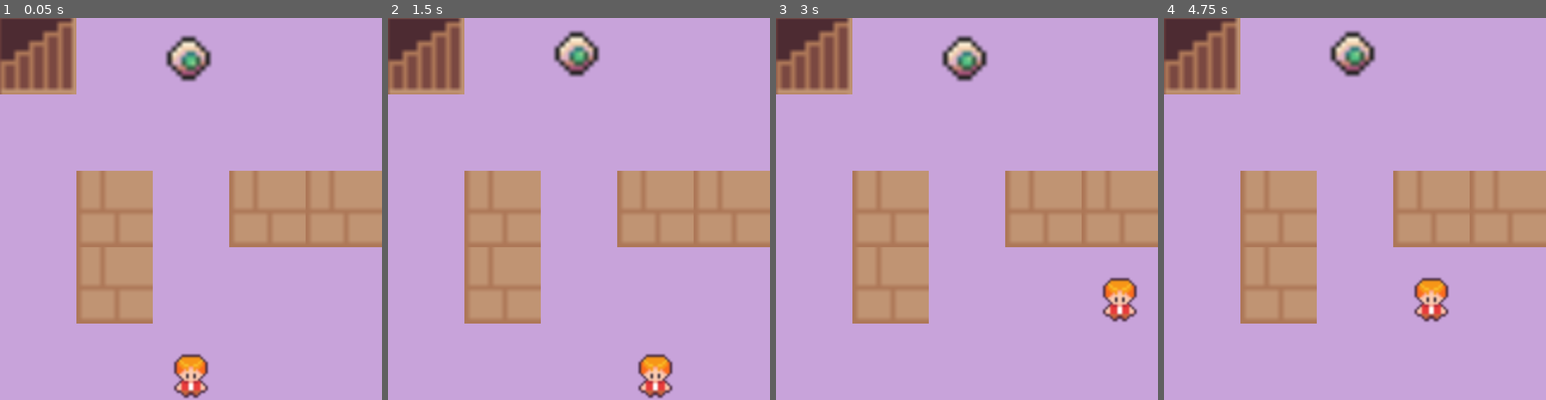
Above: before the commit, frames 1-4 (left to right).
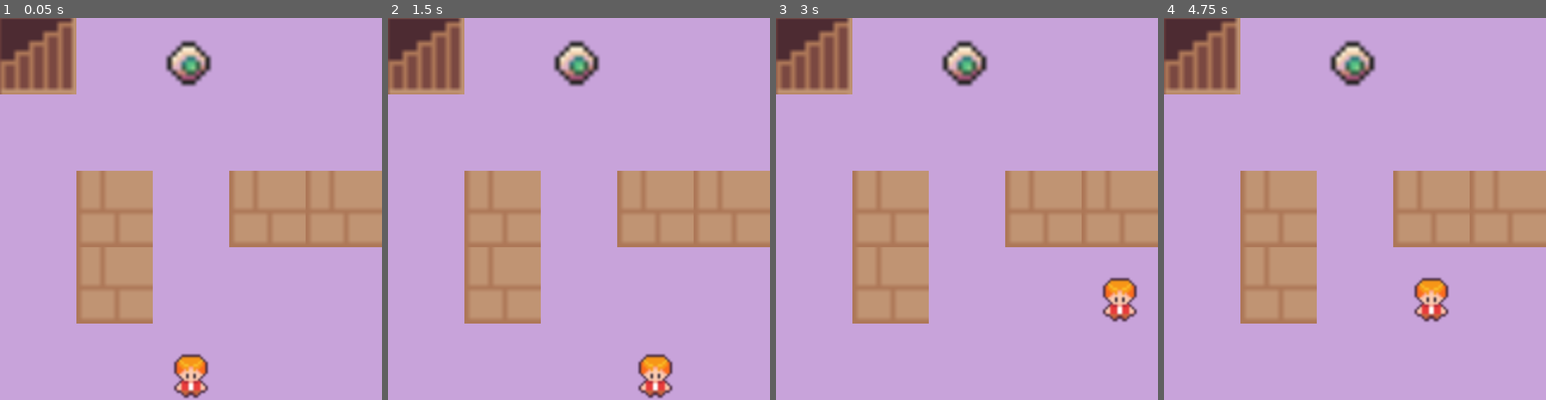
Above: after the commit, the same moments.

Repository: yifan-lee/ATB_Tower_Climber
Game: Godot game, scene res://scenes/game.tscn
Same seed, same stepped clock (60 frames per second), same inputs: the game is played once before the commit and once after it. The project has no main scene, so this scene is started directly.
Inputs:
- Up to frame 1 (0.05 s): no input
- Up to frame 2 (1.5 s): hold Right (ui_right) 0.53-1.28 s; hold Down (ui_down) from 1.28 s (still down)
- Up to frame 3 (3 s): release Down (ui_down) at 2.03 s; hold Right (ui_right) 2.03-2.78 s; hold Up (ui_up) from 2.78 s (still down)
- Up to frame 4 (4.75 s): release Up (ui_up) at 3.53 s; hold Left (ui_left) from 3.53 s (still down)

The runs differ from the first frame. In frame 1, 1.0% of the frame differs, in the area x 43-56%, y 4-18%; in frame 2, 1.3%, in the area x 43-56%, y 3-18%; in frame 3, 1.0%; in frame 4, 1.3%.

Commit message:
want to change everything in script instead of manual work in godot

Diff:
--- a/entities/enemies/bloodshot_eye.tscn
+++ b/entities/enemies/bloodshot_eye.tscn
@@ -1,46 +1,10 @@
 [gd_scene format=3 uid="uid://bu3jrh244lpqn"]
 
 [ext_resource type="Script" uid="uid://c7phh77w8blm2" path="res://scripts/enemy_map.gd" id="1_h52bo"]
-[ext_resource type="Texture2D" uid="uid://xs478and53s0" path="res://assets/sprites/enemy/Basic Monster Animations/Bloodshot Eye/BloodshotEye.png" id="2_1p6po"]
+[ext_resource type="SpriteFrames" uid="uid://c6dcnyanhe5xy" path="res://resources/spirits/bloodshot_eye.tres" id="2_h52bo"]
 
 [sub_resource type="RectangleShape2D" id="RectangleShape2D_k3a8i"]
 size = Vector2(64, 64)
-
-[sub_resource type="AtlasTexture" id="AtlasTexture_l4ojm"]
-atlas = ExtResource("2_1p6po")
-region = Rect2(0, 0, 16, 16)
-
-[sub_resource type="AtlasTexture" id="AtlasTexture_imfqj"]
-atlas = ExtResource("2_1p6po")
-region = Rect2(16, 0, 16, 16)
-
-[sub_resource type="AtlasTexture" id="AtlasTexture_raprk"]
-atlas = ExtResource("2_1p6po")
-region = Rect2(32, 0, 16, 16)
-
-[sub_resource type="AtlasTexture" id="AtlasTexture_i5m5n"]
-atlas = ExtResource("2_1p6po")
-region = Rect2(48, 0, 16, 16)
-
-[sub_resource type="SpriteFrames" id="SpriteFrames_k3a8i"]
-animations = [{
-"frames": [{
-"duration": 1.0,
-"texture": SubResource("AtlasTexture_l4ojm")
-}, {
-"duration": 1.0,
-"texture": SubResource("AtlasTexture_imfqj")
-}, {
-"duration": 1.0,
-"texture": SubResource("AtlasTexture_raprk")
-}, {
-"duration": 1.0,
-"texture": SubResource("AtlasTexture_i5m5n")
-}],
-"loop": 1,
-"name": &"walk",
-"speed": 5.0
-}]
 
 [node name="BloodshotEye" type="Area2D" unique_id=616903997 groups=["enemy"]]
 script = ExtResource("1_h52bo")
@@ -52,7 +16,9 @@
 [node name="AnimatedSprite2D" type="AnimatedSprite2D" parent="." unique_id=1168333286]
 position = Vector2(32, 32)
 scale = Vector2(4, 4)
-sprite_frames = SubResource("SpriteFrames_k3a8i")
-animation = &"walk"
+sprite_frames = ExtResource("2_h52bo")
+animation = &"idle"
+frame = 1
+frame_progress = 0.8350387
 
 [connection signal="area_entered" from="." to="." method="_on_area_entered"]
--- a/resources/spirits/bloodshot_eye.tres
+++ b/resources/spirits/bloodshot_eye.tres
@@ -34,6 +34,6 @@
 "texture": SubResource("AtlasTexture_oitav")
 }],
 "loop": 1,
-"name": &"standby",
+"name": &"idle",
 "speed": 5.0
 }]
--- a/scenes/battle/BattleUI.tscn
+++ b/scenes/battle/BattleUI.tscn
@@ -1,8 +1,8 @@
 [gd_scene format=3 uid="uid://dmm68ujtpew25"]
 
-[ext_resource type="Script" uid="uid://c3b4eiaoy8wl" path="res://scripts/battle_manager.gd" id="1_o3edr"]
+[ext_resource type="Script" uid="uid://dblvpij1fouy8" path="res://scripts/battle_ui.gd" id="1_o3edr"]
 
-[node name="BattleUi" type="Control" unique_id=1044644206 node_paths=PackedStringArray("timeline_track")]
+[node name="BattleUI" type="Control" unique_id=1044644206]
 layout_mode = 3
 anchors_preset = 15
 anchor_right = 1.0
@@ -10,10 +10,63 @@
 grow_horizontal = 2
 grow_vertical = 2
 script = ExtResource("1_o3edr")
-timeline_track = NodePath("TimelineTrack")
 
-[node name="TimelineTrack" type="ColorRect" parent="." unique_id=519135801]
+[node name="Background" type="ColorRect" parent="." unique_id=349386563]
+modulate = Color(1, 1, 1, 0.8039216)
+layout_mode = 1
+anchors_preset = 15
+anchor_right = 1.0
+anchor_bottom = 1.0
+grow_horizontal = 2
+grow_vertical = 2
+color = Color(0, 0, 0, 1)
+
+[node name="TopTimeline" type="ColorRect" parent="." unique_id=658493728]
 layout_mode = 0
 offset_right = 320.0
 offset_bottom = 32.0
-color = Color(0.4117647, 0.43137255, 0.4509804, 1)
+color = Color(0.5882353, 0.29411766, 0, 1)
+
+[node name="CenterStats" type="HBoxContainer" parent="." unique_id=1287519533]
+layout_mode = 0
+offset_top = 64.0
+offset_right = 320.0
+offset_bottom = 128.0
+
+[node name="PlayerStatsBox" type="VBoxContainer" parent="CenterStats" unique_id=1861862475]
+layout_mode = 2
+
+[node name="NameLabel" type="Label" parent="CenterStats/PlayerStatsBox" unique_id=1459102564]
+layout_mode = 2
+
+[node name="CurrentHPLabel" type="Label" parent="CenterStats/PlayerStatsBox" unique_id=1825167159]
+layout_mode = 2
+
+[node name="AtkLabel" type="Label" parent="CenterStats/PlayerStatsBox" unique_id=1277343918]
+layout_mode = 2
+
+[node name="DefLabel" type="Label" parent="CenterStats/PlayerStatsBox" unique_id=545152757]
+layout_mode = 2
+
+[node name="EnemyStatsBox" type="VBoxContainer" parent="CenterStats" unique_id=1680291807]
+layout_mode = 2
+
+[node name="NameLabel" type="Label" parent="CenterStats/EnemyStatsBox" unique_id=540450067]
+layout_mode = 2
+
+[node name="CurrentHPLabel" type="Label" parent="CenterStats/EnemyStatsBox" unique_id=371873318]
+layout_mode = 2
+
+[node name="AtkLabel" type="Label" parent="CenterStats/EnemyStatsBox" unique_id=1334319758]
+layout_mode = 2
+
+[node name="DefLabel" type="Label" parent="CenterStats/EnemyStatsBox" unique_id=639467706]
+layout_mode = 2
+
+[node name="PlayerImage" type="AnimatedSprite2D" parent="." unique_id=695743382]
+position = Vector2(39, 249)
+animation = &"idle"
+
+[node name="EnemyImage" type="AnimatedSprite2D" parent="." unique_id=284654120]
+position = Vector2(254, 252)
+animation = &"idle"
--- a/scenes/battle/unit_icon.tscn
+++ /dev/null
@@ -1,9 +0,0 @@
-[gd_scene format=3 uid="uid://ds3um8wgwgtkg"]
-
-[ext_resource type="Texture2D" uid="uid://ces4tbcbfks1u" path="res://icon.svg" id="1_asmbr"]
-
-[node name="UnitIcon" type="TextureRect" unique_id=2066578970]
-offset_right = 32.0
-offset_bottom = 32.0
-texture = ExtResource("1_asmbr")
-expand_mode = 1
--- a/scenes/game.tscn
+++ b/scenes/game.tscn
@@ -2,9 +2,12 @@
 
 [ext_resource type="Script" uid="uid://d2wjs184rcquq" path="res://scripts/game.gd" id="1_lnu2h"]
 [ext_resource type="PackedScene" uid="uid://4ativjv3wmjo" path="res://entities/player/Player.tscn" id="1_uwrxv"]
+[ext_resource type="PackedScene" uid="uid://dmm68ujtpew25" path="res://scenes/battle/BattleUI.tscn" id="2_lnu2h"]
 
 [node name="game" type="Node2D" unique_id=1115838676]
 script = ExtResource("1_lnu2h")
 
+[node name="BattleUI" parent="." unique_id=1044644206 instance=ExtResource("2_lnu2h")]
+
 [node name="Player" parent="." unique_id=1850533975 instance=ExtResource("1_uwrxv")]
 z_index = 1
--- a/scripts/battle_manager.gd
+++ /dev/null
@@ -1,114 +0,0 @@
-extends Control
-class_name BattleManager
-
-# --- UI 节点引用 ---
-@export var timeline_track: ColorRect # 跑道节点
-var icon_prefab: PackedScene = preload("res://scenes/battle/unit_icon.tscn") # 修正大小写为 unit_icon.tscn
-
-# --- 战斗状态数据 ---
-var is_battle_paused: bool = false
-var combatants: Array = []
-var unit_icons: Dictionary = {} # 字典：记录【角色数据】对应【哪个UI图标】
-
-# --- 内部数据结构：包装单个战斗人员 ---
-class BattleUnit:
-	var stats_resource: CharacterStats # 原始的 .tres 数据
-	var current_hp: int
-	var atb_value: float = 0.0 # 当前进度条值 (0.0 到 1.0)
-	var is_player: bool = false
-
-	func _init(stats: CharacterStats, player_flag: bool):
-		stats_resource = stats
-		current_hp = stats.max_hp
-		is_player = player_flag
-
-func _ready() -> void:
-	print("【战斗系统】初始化战斗舞台...")
-	setup_battle()
-
-# 准备数据与生成 UI
-func setup_battle():
-	# 1. 模拟加载双方数据 (实际开发中由大地图触发时传入)
-	var player_stats = load("res://resources/roles/player.tres")
-	var goblin_stats = load("res://resources/roles/bloodshot_eye.tres")
-
-	if player_stats: combatants.append(BattleUnit.new(player_stats, true))
-	if goblin_stats: combatants.append(BattleUnit.new(goblin_stats, false))
-
-	# 2. 为每个参战者生成一个小图标并放到跑道上
-	for unit in combatants:
-		var new_icon = icon_prefab.instantiate() as TextureRect
-		timeline_track.add_child(new_icon)
-
-		# 检查贴图资源类型并进行正确赋值
-		if unit.stats_resource.texture:
-			var tex_res = unit.stats_resource.texture
-			if tex_res is SpriteFrames:
-				# 如果是 SpriteFrames，提取其 idle 或第一个动画的第一帧作为图标贴图
-				var anims = tex_res.get_animation_names()
-				if anims.size() > 0:
-					var anim_name = "idle"
-					if not tex_res.has_animation(anim_name):
-						anim_name = anims[0] # 找不到 idle 则默认使用第一个动画
-					if tex_res.get_frame_count(anim_name) > 0:
-						new_icon.texture = tex_res.get_frame_texture(anim_name, 0)
-			elif tex_res is Texture2D:
-				new_icon.texture = tex_res
-
-		# 把这个单位和它的 UI 图标绑定起来
-		unit_icons[unit] = new_icon
-
-	is_battle_paused = false
-	print("【战斗系统】全员准备就绪，时间开始流动！")
-
-# 核心齿轮与 UI 更新
-func _process(delta: float) -> void:
-	if is_battle_paused: return
-
-	var track_width = timeline_track.size.x
-
-	for unit in combatants:
-		# 计算每秒增加的进度比率
-		var speed: int = unit.stats_resource.spd
-		var atb_gain_rate: float = (100.0 + speed) / 400.0
-
-		# 累加进度
-		unit.atb_value += atb_gain_rate * delta
-
-		# --- 更新 UI 位置 ---
-		var icon_node = unit_icons[unit]
-		icon_node.position.x = unit.atb_value * track_width
-		icon_node.position.y = - (icon_node.size.y / 2.0) + (timeline_track.size.y / 2.0) # 垂直居中
-
-		# 检查是否触线
-		if unit.atb_value >= 1.0:
-			unit.atb_value = 1.0
-			# 确保UI精准停在终点
-			icon_node.position.x = track_width
-			trigger_turn(unit)
-			break # 防止同一帧多人行动冲突
-
-# 触发回合
-func trigger_turn(active_unit: BattleUnit):
-	is_battle_paused = true # 暂停时间
-	print("\n========================================")
-	print("【行动宣告】 轮到 [%s] 的回合了！" % active_unit.stats_resource.character_name)
-
-	if active_unit.is_player:
-		print("【玩家回合】 等待选择技能...")
-		simulate_action(active_unit) # 暂时用模拟代码跳过
-	else:
-		print("【怪物 AI】 自动攻击...")
-		simulate_action(active_unit)
-
-# 模拟行动并结束回合
-func simulate_action(unit: BattleUnit):
-	# 模拟停顿1秒钟表示正在行动，然后恢复进度
-	await get_tree().create_timer(1.0).timeout
-
-	unit.atb_value = 0.0 # 进度清零
-	var icon_node = unit_icons[unit]
-	icon_node.position.x = 0 # UI回退到起点
-
-	is_battle_paused = false # 恢复时间流动
-	print("【战斗系统】行动结束，时间继续流动...\n========================================")
--- /dev/null
+++ b/scripts/battle_ui.gd
@@ -0,0 +1,49 @@
+extends Control
+class_name BattleUI
+
+# 准备好节点引用 (注意检查节点名字是否和你创建的一致)
+@onready var player_image = $PlayerImage
+@onready var enemy_image = $EnemyImage
+
+@onready var p_name_label = $CenterStats/PlayerStatsBox/NameLabel
+@onready var p_hp_label = $CenterStats/PlayerStatsBox/CurrentHPLabel
+@onready var p_atk_label = $CenterStats/PlayerStatsBox/AtkLabel
+@onready var p_def_label = $CenterStats/PlayerStatsBox/DefLabel
+
+@onready var e_name_label = $CenterStats/EnemyStatsBox/NameLabel
+@onready var e_hp_label = $CenterStats/EnemyStatsBox/CurrentHPLabel
+@onready var e_atk_label = $CenterStats/EnemyStatsBox/AtkLabel
+@onready var e_def_label = $CenterStats/EnemyStatsBox/DefLabel
+
+func _ready():
+    # 战斗 UI 加载时，我们先把它隐藏起来
+    hide()
+
+# 核心函数：大地图触发战斗时，调用这个函数并传入数据
+func start_battle(player_data: CharacterStats, enemy_data: CharacterStats):
+    show() # 显示战斗界面
+
+    # --- 1. 设置动画 ---
+    # 检查玩家数据里有没有配好的动画资源
+    if player_data.sprite_frames:
+        player_image.sprite_frames = player_data.sprite_frames
+        player_image.play("idle") # 播放待机动画（"idle"替换成你切图时起的名字）
+
+    # 检查敌人数据里有没有配好的动画资源
+    if enemy_data.sprite_frames:
+        enemy_image.sprite_frames = enemy_data.sprite_frames
+        enemy_image.play("idle")
+
+    # --- 2. 设置玩家数值 ---
+    p_name_label.text = "【" + player_data.character_name + "】"
+    p_hp_label.text = "HP: " + str(player_data.current_hp) + " / " + str(player_data.max_hp)
+    p_atk_label.text = "ATK: " + str(player_data.atk)
+    p_def_label.text = "DEF: " + str(player_data.def)
+
+    # --- 3. 设置敌人数值 ---
+    e_name_label.text = "【" + enemy_data.character_name + "】"
+    e_hp_label.text = "HP: " + str(enemy_data.current_hp) + " / " + str(enemy_data.max_hp)
+    e_atk_label.text = "ATK: " + str(enemy_data.atk)
+    e_def_label.text = "DEF: " + str(enemy_data.def)
+
+    print("战斗界面已加载，准备就绪！")
--- a/scripts/enemy_map.gd
+++ b/scripts/enemy_map.gd
@@ -1,9 +1,23 @@
+# extends Area2D
+
+# @onready var anim = $AnimatedSprite2D # 获取动画节点
+
+# func _ready():
+#     var anim_name = "walk"
+#     add_to_group("enemy")
+
+#     anim.play(anim_name)
+
+
 extends Area2D
+class_name EnemyMapNode # 给它起个类名，方便玩家识别
 
-@onready var anim = $AnimatedSprite2D # 获取动画节点
+# 只要把 goblin.tres 拖到这个变量里就行了
+@export var stats: CharacterStats
 
 func _ready():
-    var anim_name = "walk"
+    # 初始化贴图和动画
     add_to_group("enemy")
-
-    anim.play(anim_name)
+    if stats and stats.sprite_frames:
+        $AnimatedSprite2D.sprite_frames = stats.sprite_frames
+        $AnimatedSprite2D.play("idle")
Not shown, removed: scripts/battle_manager.gd.uid
Not shown, added: scripts/battle_ui.gd.uid
